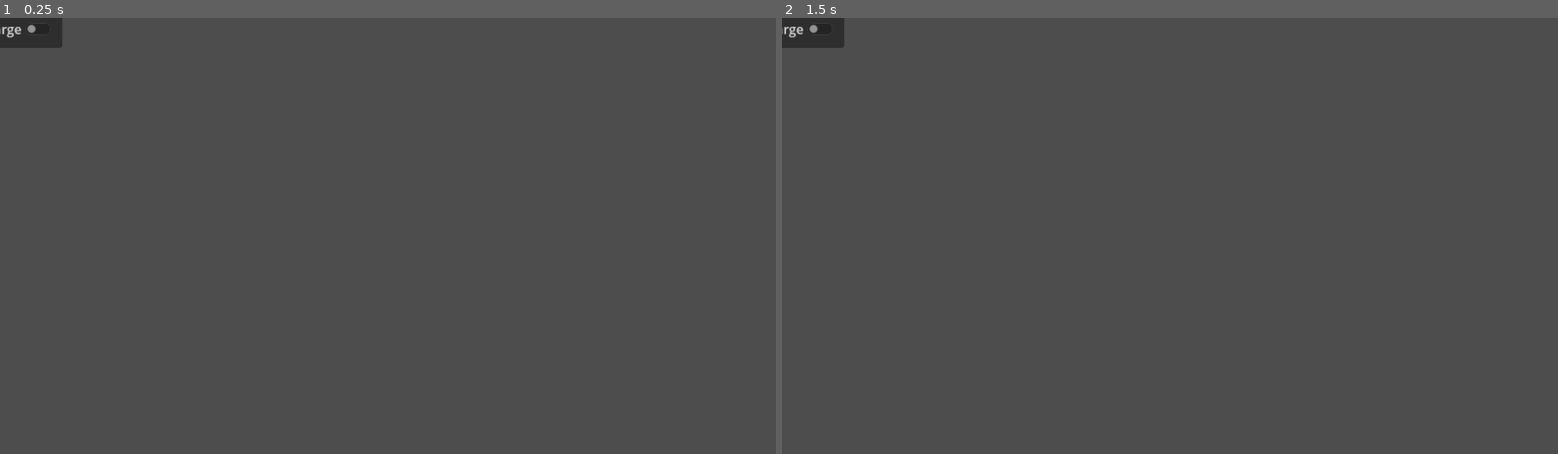
Above: before the commit, frames 1-2 (left to right).
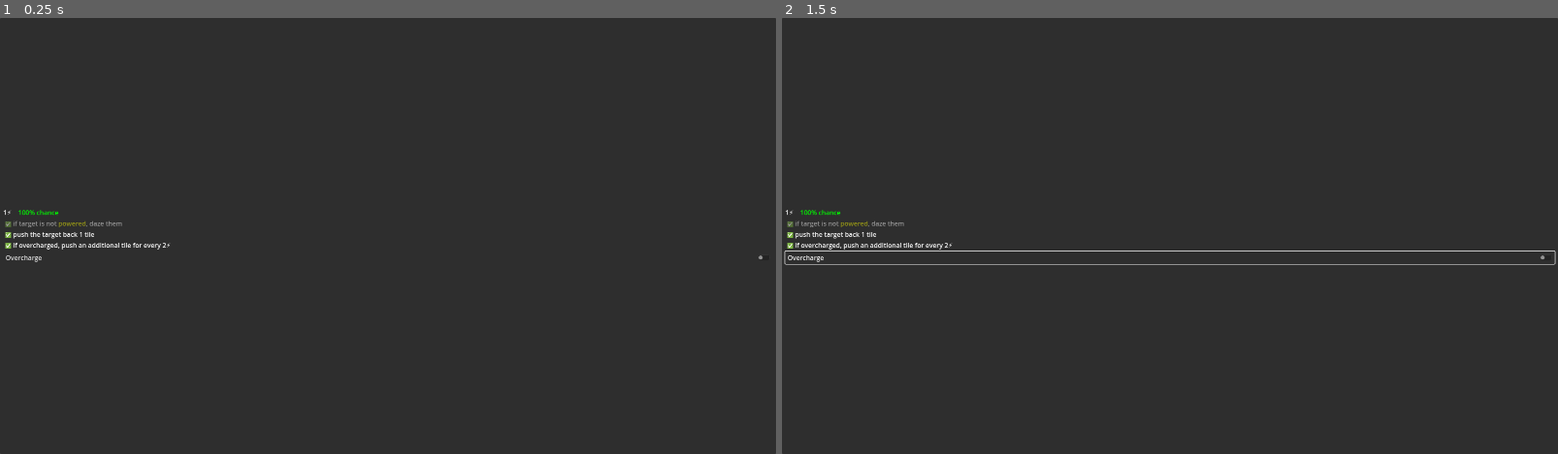
Above: after the commit, the same moments.

Repository: devencire/godot-conduit
Game: Godot game, scene res://scenes/attack_dialog.tscn
Same seed, same stepped clock (60 frames per second), same inputs: the game is played once before the commit and once after it. This scene is started directly instead of the project's main scene.
Inputs (mouse positions are in pixels of both pictures, inside the frame that each line leads up to):
- Up to frame 1 (0.25 s): no input
- Up to frame 2 (1.5 s): click (1170, 257) at 0.5 s, where only the run after the commit has a clickable "Overcharge"; click (1170, 257) at 1.25 s, where only the run after the commit has a clickable "Overcharge"

The runs differ from the first frame. In frame 1, 99% of the frame differs, in the area x 0-100%, y 0-100%; in frame 2, 99%.

Commit message:
move push logic to player and linearise
(so logging the outcome can happen without any deferring or re-ordering)

Diff:
--- a/scenes/attack_dialog.tscn
+++ b/scenes/attack_dialog.tscn
@@ -8,9 +8,13 @@
 
 [node name="AttackDialog" type="PanelContainer"]
 z_index = 1
-grow_horizontal = 0
-grow_vertical = 0
-scale = Vector2(2, 2)
+anchors_preset = 15
+anchor_right = 1.0
+anchor_bottom = 1.0
+grow_horizontal = 2
+grow_vertical = 2
+size_flags_horizontal = 0
+size_flags_vertical = 4
 script = ExtResource("1_y66o4")
 
 [node name="MarginContainer" type="MarginContainer" parent="."]
@@ -31,7 +35,7 @@
 [node name="PowerCostLabel" type="Label" parent="MarginContainer/VBoxContainer/HSplitContainer"]
 unique_name_in_owner = true
 layout_mode = 2
-text = "2 ⚡
+text = "2⚡
 "
 
 [node name="VSeparator" type="VSeparator" parent="MarginContainer/VBoxContainer/HSplitContainer"]
@@ -45,10 +49,30 @@
 text = "100% chance"
 horizontal_alignment = 2
 
-[node name="DirectDamageLabel" type="Label" parent="MarginContainer/VBoxContainer"]
+[node name="OverchargeDamageLabel" type="Label" parent="MarginContainer/VBoxContainer"]
 unique_name_in_owner = true
 layout_mode = 2
-text = "1 damage"
+text = " ✅ if overcharged, deal 1 damage"
+
+[node name="TargetNotPoweredEffectLabel" type="RichTextLabel" parent="MarginContainer/VBoxContainer"]
+unique_name_in_owner = true
+layout_mode = 2
+bbcode_enabled = true
+text = " ✅ if target is not [color=yellow]powered[/color], daze them"
+fit_content = true
+
+[node name="BaseEffectLabel" type="RichTextLabel" parent="MarginContainer/VBoxContainer"]
+unique_name_in_owner = true
+layout_mode = 2
+bbcode_enabled = true
+text = " ✅ push the target back 1 tile"
+fit_content = true
+
+[node name="OverchargeEffectLabel" type="RichTextLabel" parent="MarginContainer/VBoxContainer"]
+layout_mode = 2
+bbcode_enabled = true
+text = " ✅ if overcharged, push an additional tile for every 2⚡"
+fit_content = true
 
 [node name="OverchargeToggle" type="CheckButton" parent="MarginContainer/VBoxContainer"]
 unique_name_in_owner = true
--- a/scenes/player.tscn
+++ b/scenes/player.tscn
@@ -93,6 +93,7 @@
 text = "[center]💫"
 scroll_active = false
 script = ExtResource("8_atm0m")
+visible_status = 1
 
 [node name="KnockedOutIndicator" type="RichTextLabel" parent="Graphic"]
 visible = false
@@ -106,6 +107,7 @@
 text = "[center]😵‍"
 scroll_active = false
 script = ExtResource("8_atm0m")
+visible_status = 2
 
 [connection signal="acted_this_turn_changed" from="." to="Graphic/SelectionTile" method="_on_player_acted_this_turn_changed"]
 [connection signal="dashes_used_changed" from="." to="Graphic/FreeMoveDisplay" method="_on_player_dashes_used_changed"]
--- a/scripts/AttackDialog.gd
+++ b/scripts/AttackDialog.gd
@@ -8,6 +8,7 @@
 @export var max_power_cost: int = -1 # not used unless set to other than -1
 @export var direct_damage: int = 0
 @export var success_chance: float = 1.0 # between 0 and 1
+@export var target_is_unpowered: bool
 @export var overcharge_activated: bool:
 	set(on):
 		overcharge_activated = on
@@ -21,11 +22,13 @@
 		%PowerCostLabel.text = str(power_cost) + '-' + str(max_power_cost) + '⚡'
 	%SuccessChanceLabel.text = str(roundi(success_chance * 100)) + '% chance'
 	%SuccessChanceLabel.modulate = Constants.success_chance_color(success_chance)
+	if not target_is_unpowered:
+		%TargetNotPoweredEffectLabel.modulate = Color(Color.WHITE, 0.5)
 	if direct_damage == 0:
-		%DirectDamageLabel.visible = false
+		%OverchargeDamageLabel.visible = false
 	else:
-		%DirectDamageLabel.visible = true
-		%DirectDamageLabel.text = '%s damage' % direct_damage
+		%OverchargeDamageLabel.visible = true
+		%OverchargeDamageLabel.text = '%s damage' % direct_damage
 
 
 func _on_overcharge_toggle_toggled(toggled_on):
--- a/scripts/Constants.gd
+++ b/scripts/Constants.gd
@@ -10,6 +10,7 @@
 const POINTS_FOR_SACKING_BEACON := 3
 const MAX_TRAVEL_POINTS := 6
 
+const CLASH_DAMAGE := 1
 const OFF_ARENA := Vector2i(-40, -40)
 const OFF_ARENA_DAMAGE := 2
 
--- a/scripts/Hammer.gd
+++ b/scripts/Hammer.gd
@@ -134,6 +134,7 @@
 			attack_dialog.position = player.arena_tilemap.map_to_local(player.tile_position) - Vector2(0, 150)
 	attack_dialog.power_cost = base_attack_cost
 	attack_dialog.success_chance = base_attack_chance
+	attack_dialog.target_is_unpowered = not selected_target.player.is_powered
 	attack_dialog.overcharge_activated = selected_target.overcharged
 	if selected_target.overcharged:
 		attack_dialog.max_power_cost = attack_dialog.power_cost
@@ -189,115 +190,31 @@
 		valid_targets.append(target)
 	return valid_targets
 
-class PushAction:
-	var player: Player
-	var direction: TileSet.CellNeighbor
-	var direct_damage: int
-	var force: int # this is just a number of tiles for now
-
 func try_push(push_target: ValidTarget, overcharged: bool):
 	var attack_cost := ATTACK_COST
 	if not player.turn_state.try_spend_power(attack_cost):
 		player.event_log.log('%s tried to push %s back but didn\'t have %s⚡!' % [BB.player_name(player), BB.player_name(push_target.player), attack_cost])
 		player.selected = false
 		return
-	var push_action := PushAction.new()
-	push_action.player = push_target.player
-	push_action.direction = push_target.direction
-	push_action.force = 1
-	if overcharged:
-		push_action.direct_damage = OVERCHARGED_DIRECT_DAMAGE
+
+	var force := 1
+	if overcharged:
 		while player.turn_state.try_spend_power(OVERCHARGED_EXTRA_TILE_COST):
-			push_action.force += 1
+			force += 1
 			attack_cost += OVERCHARGED_EXTRA_TILE_COST
 
-	var push_outcomes := resolve_push(push_action)
-	if overcharged:
-		player.event_log.log('%s spent %s⚡ on an overcharged push!' % [BB.player_name(player), attack_cost])
+	if overcharged:
+		player.event_log.log('%s spent %s⚡ on an overcharged strike!' % [BB.player_name(player), attack_cost])
 	else:
-		player.event_log.log('%s spent %s⚡ on a push' % [BB.player_name(player), attack_cost])
-	for outcome in push_outcomes:
-		match outcome.type:
-			PushOutcomeType.MOVED_TO:
-				player.event_log.log('%s pushed %s back %s spaces, dealing %s damage' % [BB.player_name(player), BB.player_name(outcome.player), outcome.distance, outcome.damage])
-			PushOutcomeType.INTO_WALL:
-				player.event_log.log('%s pushed %s back %s spaces into a wall, dealing %s damage' % [BB.player_name(player), BB.player_name(outcome.player), outcome.distance, outcome.damage])
-			PushOutcomeType.CLASHED_WITH:
-				player.event_log.log('%s pushed %s back %s spaces into %s, dealing %s damage' % [BB.player_name(player), BB.player_name(outcome.player), outcome.distance, BB.player_name(outcome.clashed_with), outcome.damage])
-			PushOutcomeType.OUT_OF_ARENA:
-				player.event_log.log('%s pushed %s back %s spaces, off the arena!' % [BB.player_name(player), BB.player_name(outcome.player), outcome.distance])
+		player.event_log.log('%s spent %s⚡ on a strike' % [BB.player_name(player), attack_cost])
+
+	if not push_target.player.is_powered:
+		push_target.player.daze_if_not_dazed()
+	if overcharged:
+		push_target.player.take_damage(OVERCHARGED_DIRECT_DAMAGE)
+
+	player.resolve_push(push_target.player, push_target.direction, force)
+
 	player.acted_this_turn = true
 	if overcharged:
 		player.selected = false
-
-enum PushOutcomeType { MOVED_TO, INTO_WALL, CLASHED_WITH, OUT_OF_ARENA }
-
-class PushOutcome:
-	var player: Player
-	var type: PushOutcomeType
-	var damage: int
-	var distance: int
-	var clashed_with: Player
-
-# TODO move this out of this specific weapon, it's a generic mechanic
-func resolve_push(push_action: PushAction) -> Array[PushOutcome]:
-	var new_push_results: Array[PushOutcome] = []
-	var current_cell := push_action.player.tile_position
-	var distance := 0
-	var total_damage := push_action.direct_damage
-	var clashed_with: Player = null
-	while push_action.force > 0:
-		distance += 1
-		var previous_cell := current_cell
-		current_cell = player.arena_tilemap.get_neighbor_cell(current_cell, push_action.direction)
-		if not player.arena_tilemap.is_cell_pathable(current_cell):
-			if player.arena_tilemap.is_cell_wall(current_cell):
-				total_damage += push_action.force
-				push_action.player.push_to(previous_cell)
-				push_action.player.take_damage(total_damage)
-				var wall_push_outcome := PushOutcome.new()
-				wall_push_outcome.player = push_action.player
-				wall_push_outcome.type = PushOutcomeType.INTO_WALL
-				wall_push_outcome.distance = distance - 1
-				wall_push_outcome.damage = total_damage
-				return [wall_push_outcome]
-			else:
-				push_action.player.push_to(current_cell)
-				var ooa_push_outcome := PushOutcome.new()
-				ooa_push_outcome.player = push_action.player
-				ooa_push_outcome.type = PushOutcomeType.OUT_OF_ARENA
-				ooa_push_outcome.distance = distance
-				return [ooa_push_outcome]
-		var player_in_next_cell := player.players.player_in_cell(current_cell)
-		if player_in_next_cell:
-			clashed_with = player_in_next_cell
-			# damage the original player now, the victim in its own push
-			total_damage += CLASH_DAMAGE
-			# now also push the player already in that cell, transferring all remaining force to them
-			var new_push_action := PushAction.new()
-			new_push_action.player = player_in_next_cell
-			new_push_action.direction = push_action.direction
-			new_push_action.direct_damage = CLASH_DAMAGE
-			# use up an extra force (absorbed by the impact?) so that the preview is accurate to the final victim's final location
-			new_push_action.force = maxi(push_action.force - 1, 1)
-			new_push_results = resolve_push(new_push_action)
-			break
-		# we've used up some force, we'll loop to push further if force remains
-		push_action.force -= 1
-
-	push_action.player.push_to(current_cell)
-	push_action.player.take_damage(total_damage)
-
-	var push_outcome := PushOutcome.new()
-	push_outcome.player = push_action.player
-	if clashed_with:
-		push_outcome.type = PushOutcomeType.CLASHED_WITH
-		push_outcome.clashed_with = clashed_with
-	else:
-		push_outcome.type = PushOutcomeType.MOVED_TO
-	push_outcome.distance = distance
-	push_outcome.damage = total_damage
-	# if this player was pushed into another player,
-	# prepend this result so it gets listed first
-	new_push_results.push_front(push_outcome)
-	return new_push_results
--- a/scripts/Player.gd
+++ b/scripts/Player.gd
@@ -333,6 +333,11 @@
 		tile_position = Constants.OFF_ARENA
 		take_damage(Constants.OFF_ARENA_DAMAGE, true)
 
+func daze_if_not_dazed() -> void:
+	if status == Status.OK:
+		status = Status.DAZED
+		event_log.log('%s is dazed!' % [BB.player_name(self)])
+
 func take_damage(damage: int, pierces_resolve: bool = false) -> void:
 	var remaining_damage := damage
 	if not pierces_resolve:
@@ -340,6 +345,7 @@
 		resolve -= damage_absorbed_by_resolve
 		remaining_damage -= damage_absorbed_by_resolve
 
+	event_log.log('%s took %s damage' % [BB.player_name(self), damage])
 	taken_damage.emit(self, damage)
 
 	var status_altered := false
@@ -356,13 +362,85 @@
 		pass
 
 	if status_altered and status == Status.DAZED:
-		event_log.log.call_deferred('%s is dazed!' % [BB.player_name(self)])
+		event_log.log('%s is dazed by damage' % [BB.player_name(self)])
 	elif status_altered and status == Status.KNOCKED_OUT:
-		event_log.log.call_deferred('%s was knocked unconscious!' % [BB.player_name(self)])
+		event_log.log('%s was knocked unconscious by damage!' % [BB.player_name(self)])
 		if is_beacon:
 			round_root.end_round()
 			score_state.score_points(Constants.other_team(team), Constants.POINTS_FOR_SACKING_BEACON)
 
+enum PushOutcomeType { MOVED_TO, INTO_WALL, CLASHED_WITH, OUT_OF_ARENA }
+
+class PushOutcome:
+	var player: Player
+	var type: PushOutcomeType
+	var distance: int
+	var clashed_with: Player
+
+func report_outcome(outcome: PushOutcome) -> void:
+	match outcome.type:
+		PushOutcomeType.MOVED_TO:
+			event_log.log('%s pushed %s back %s spaces' % [BB.player_name(self), BB.player_name(outcome.player), outcome.distance])
+		PushOutcomeType.INTO_WALL:
+			event_log.log('%s pushed %s back %s spaces into a wall' % [BB.player_name(self), BB.player_name(outcome.player), outcome.distance])
+		PushOutcomeType.CLASHED_WITH:
+			event_log.log('%s pushed %s back %s spaces into %s' % [BB.player_name(self), BB.player_name(outcome.player), outcome.distance, BB.player_name(outcome.clashed_with)])
+		PushOutcomeType.OUT_OF_ARENA:
+			event_log.log('%s pushed %s back %s spaces, off the arena!' % [BB.player_name(self), BB.player_name(outcome.player), outcome.distance])
+
+func resolve_push(target: Player, direction: TileSet.CellNeighbor, force: int) -> void:
+	var current_cell := target.tile_position
+	var distance := 0
+	var clashed_with: Player = null
+	while force > 0:
+		distance += 1
+		var previous_cell := current_cell
+		current_cell = arena_tilemap.get_neighbor_cell(current_cell, direction)
+		if not arena_tilemap.is_cell_pathable(current_cell):
+			if arena_tilemap.is_cell_wall(current_cell):
+				target.push_to(previous_cell)
+				var wall_push_outcome := PushOutcome.new()
+				wall_push_outcome.player = target
+				wall_push_outcome.type = PushOutcomeType.INTO_WALL
+				wall_push_outcome.distance = distance - 1
+				report_outcome(wall_push_outcome)
+				target.take_damage(force)
+			else:
+				target.push_to(current_cell)
+				var ooa_push_outcome := PushOutcome.new()
+				ooa_push_outcome.player = target
+				ooa_push_outcome.type = PushOutcomeType.OUT_OF_ARENA
+				ooa_push_outcome.distance = distance
+				report_outcome(ooa_push_outcome)
+		var player_in_next_cell := players.player_in_cell(current_cell)
+		if player_in_next_cell:
+			# defer the damage until after we report the push
+			clashed_with = player_in_next_cell
+			break
+		# we've used up some force, we'll loop to push further if force remains
+		force -= 1
+
+	target.push_to(current_cell)
+
+	var push_outcome := PushOutcome.new()
+	push_outcome.player = target
+	if clashed_with:
+		push_outcome.type = PushOutcomeType.CLASHED_WITH
+		push_outcome.clashed_with = clashed_with
+	else:
+		push_outcome.type = PushOutcomeType.MOVED_TO
+	push_outcome.distance = distance
+	report_outcome(push_outcome)
+
+	if clashed_with:
+		# damage the original player now
+		target.take_damage(Constants.CLASH_DAMAGE)
+		# also damage the player they clashed with
+		clashed_with.take_damage(Constants.CLASH_DAMAGE)
+		# now also push the player already in that cell, transferring all remaining force to them
+		# use up an extra force (absorbed by the impact?) so that the preview is accurate to the final victim's final location
+		resolve_push(clashed_with, direction, maxi(force - 1, 1))
+
 func revive() -> void:
 	status = Status.OK
 	free_moves_remaining = stats.free_moves_per_turn
Not shown: 2 places in scenes/player.tscn that only renumber resources
